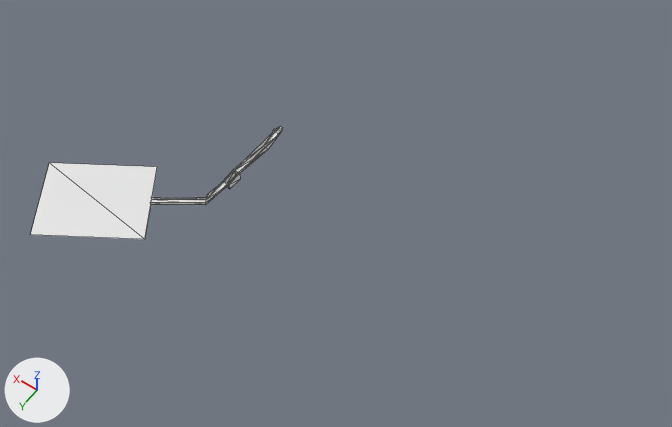
Renders of the glTF model assets/racetrack.glb from each side of a commit.
Both versions are drawn from a 50 mm lens placed at (-1189.0, 1383.0, 1946.0), pointed at (-299.0, 138.0, -11.0). Lighting does not change. The marker at lower left points along +X, +Y and +Z. Mesh edges are drawn as thin lines. Vertices at the same position are counted once.
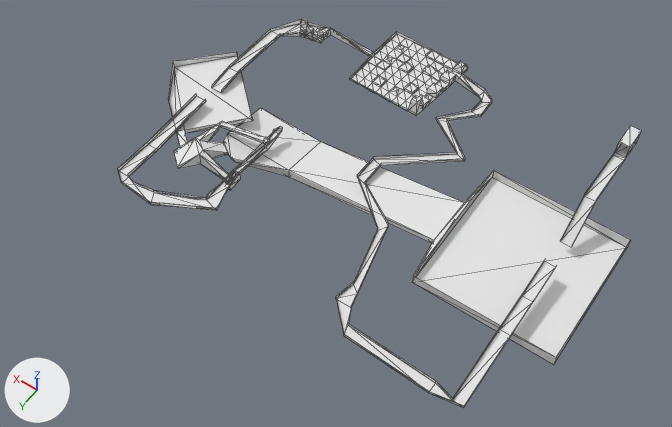
Location of each change, (x1, y1, x2, y2) in pixels of the pictures (672 x 427 px):
```json
{"object": "Plane", "change": "reshaped", "before": [31, 126, 283, 239], "after": [118, 20, 641, 407], "on screen": "107% wider, 240% taller"}
{"part": 1, "of": "me_plane_001", "change": "added", "after": [212, 20, 556, 407]}
{"part": 2, "of": "me_plane_001", "change": "added", "after": [560, 126, 641, 247]}
{"part": 3, "of": "me_plane_001", "change": "built on", "before": [31, 163, 235, 239], "after": [118, 52, 631, 364]}
```

Scene script edits in JSON lines:
```json
{"op": "add", "block": "mat_material", "code": ["mat_material = principled_material('Material')", "mat_material.base_color = (0.8, 0.8, 0.8)  # white #e7e7e7"]}
{"block": "me_plane_001", "where": "# used by ob_plane; location = (0.0, 0.0, 0.0)"}
{"op": "remove", "block": "me_plane_001", "code": "me_plane_001.from_pydata(...)  # 60 vertices, 82 faces; spans x -9.0..444.0, y -14.0..663.0, z -23.0..13.0"}
{"op": "add", "block": "me_plane_001", "code": "me_plane_001.from_pydata(...)  # 463 vertices, 801 faces; spans x -979.0..426.0, y -528.0..445.0, z -63.0..158.0"}
{"block": "me_plane_001", "change": "me_plane_001 part 1: a new loose piece of 295 vertices spanning x -866.0..269.0, y -528.0..445.0, z -5.0..63.0, in mat_material (white #e7e7e7)"}
{"block": "me_plane_001", "change": "me_plane_001 part 2: a new loose piece of 20 vertices spanning x -866.0..-835.0, y -442.0..-92.0, z 31.0..158.0, in mat_material (white #e7e7e7)"}
{"block": "me_plane_001", "change": "me_plane_001 part 3"}
{"block": "me_plane_001", "change": "3 vertices are removed from x 50.0..444.0, y 461.0..663.0, z 0.0"}
{"block": "me_plane_001", "change": "9 faces are deleted"}
{"block": "me_plane_001", "change": "18 vertices move from x -9.0..192.0, y 231.0..393.0, z -23.0..10.0 to x -41.0..200.0, y 233.0..381.0, z -23.0..10.0"}
{"block": "me_plane_001", "change": "76 vertices are added at x -979.0..426.0, y -199.0..399.0, z -63.0..36.0"}
{"block": "me_plane_001", "change": "10 new vertices lie (0.0, 0.0, 10.0) away from vertices in x 67.0..269.0, y 40.0..399.0, z -8.0..20.0"}
{"block": "me_plane_001", "change": "5 new vertices lie (0.0, 0.0, 8.0) away from vertices in x 9.0..193.0, y 72.0..267.0, z -23.0..10.0"}
{"block": "me_plane_001", "change": "173 new faces join them"}
{"op": "add", "block": "me_plane_001", "code": "me_plane_001.materials.append(mat_material)  # white #e7e7e7"}
```
